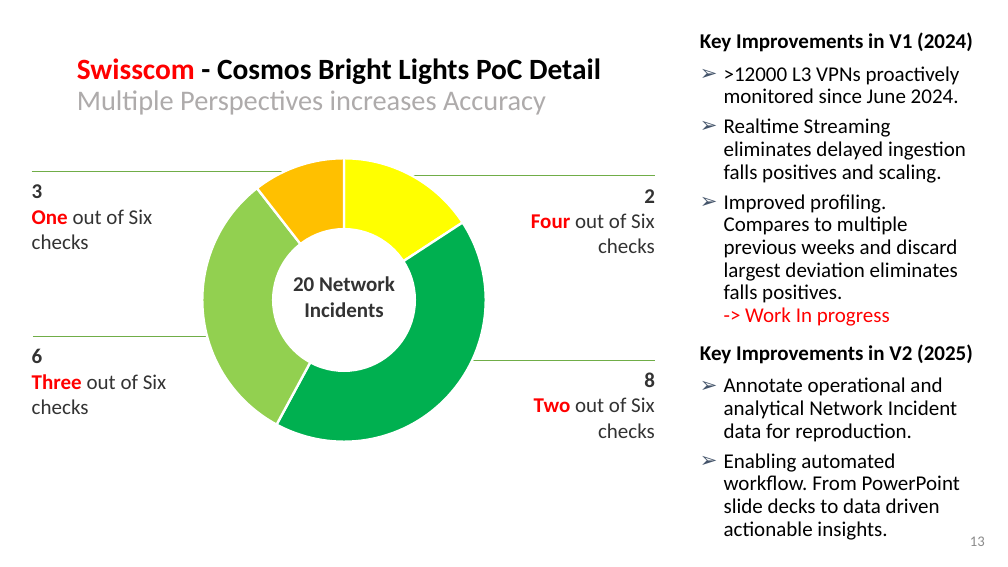
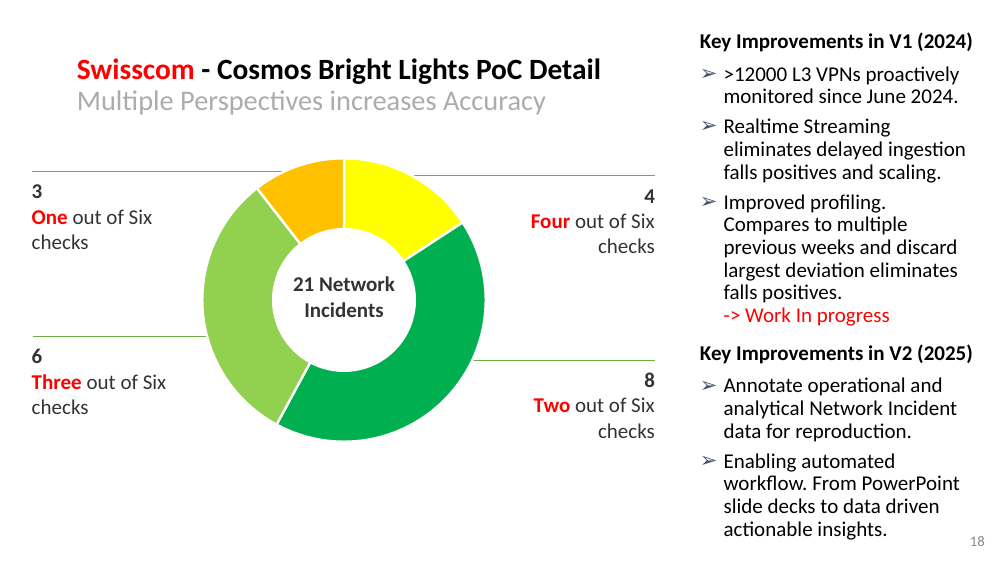
Before and after one commit to network-analytics/ietf-network-analytics-document-status, a slide deck: slide 18 of 121/NMOP/nmop-interim-swisscom-network-analytics-network-incident-postmortem.pptx (slide 13 before the commit). Drawn at 1008x567 pixels with LibreOffice and Linux fonts; fonts in the diff are those of the drawing. Boxes give left, top, right and bottom in pixels: in the first picture for what was removed or moved away, otherwise in the second. Text is boxed around its words. In the diff, an @@ line names an element or a change of style, - is before the commit and + after.

```diff
--- a/121/NMOP/nmop-interim-swisscom-network-analytics-network-incident-postmortem.pptx
+++ b/121/NMOP/nmop-interim-swisscom-network-analytics-network-incident-postmortem.pptx
@@ text at <box>644,189,655,203</box>: text changed @@
-2
+4
@@ text in ellipse at <box>293,276,395,317</box>: text changed @@
-20 Network Incidents
+21 Network Incidents
@@ page number at <box>970,536,985,546</box>: text changed @@
-13
+18
```
Also in this commit, not shown: 4 other slides changed, 12 slides added, 7 slides removed, 1 other file.
